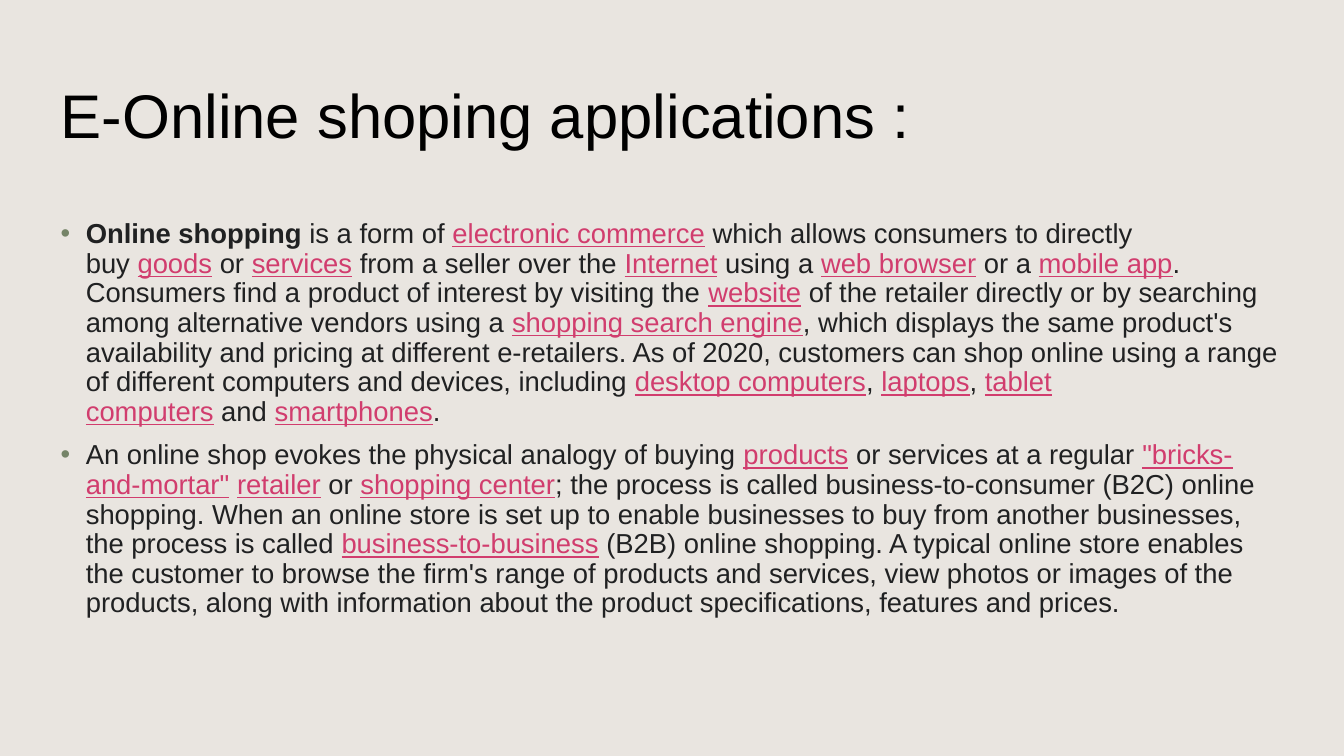
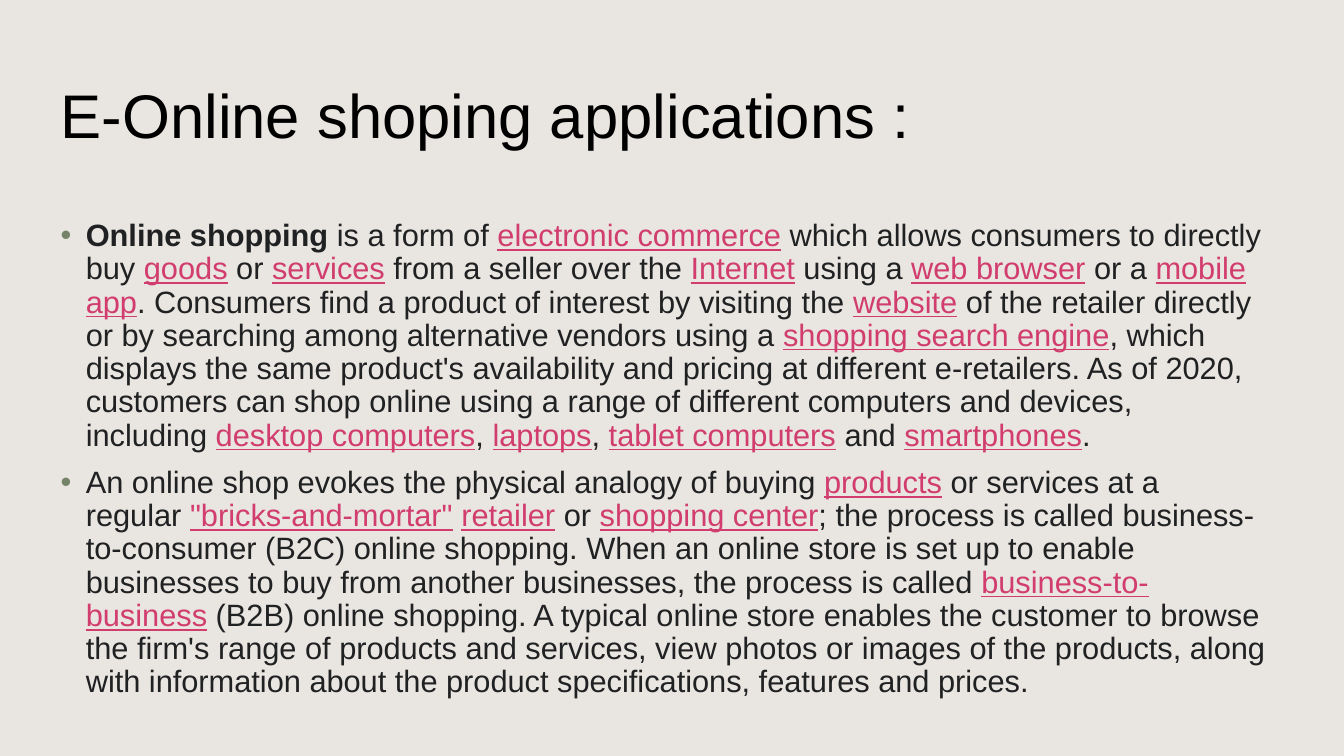
Before and after one commit to gopikrishna8500/THE-CSA3724-THE-SOFTWARE-TESTING, a slide deck: slide 11 of E-shopping application ppt.pptx (slide 8 before the commit). Drawn at 1344x756 pixels with LibreOffice and Linux fonts; fonts in the diff are those of the drawing; background and template pictures are left out. Boxes give left, top, right and bottom in pixels: in the first picture for what was removed or moved away, otherwise in the second. Text is boxed around its words. In the diff, an @@ line names an element or a change of style, - is before the commit and + after.

```diff
--- a/E-shopping application ppt.pptx
+++ b/E-shopping application ppt.pptx
@@ text "Online shopping is a form ..." at (86,223,1265,698): size 19.6 to 22 pt @@
```
Also in this commit, not shown: 5 other slides changed, 3 slides added, 2 other files.
